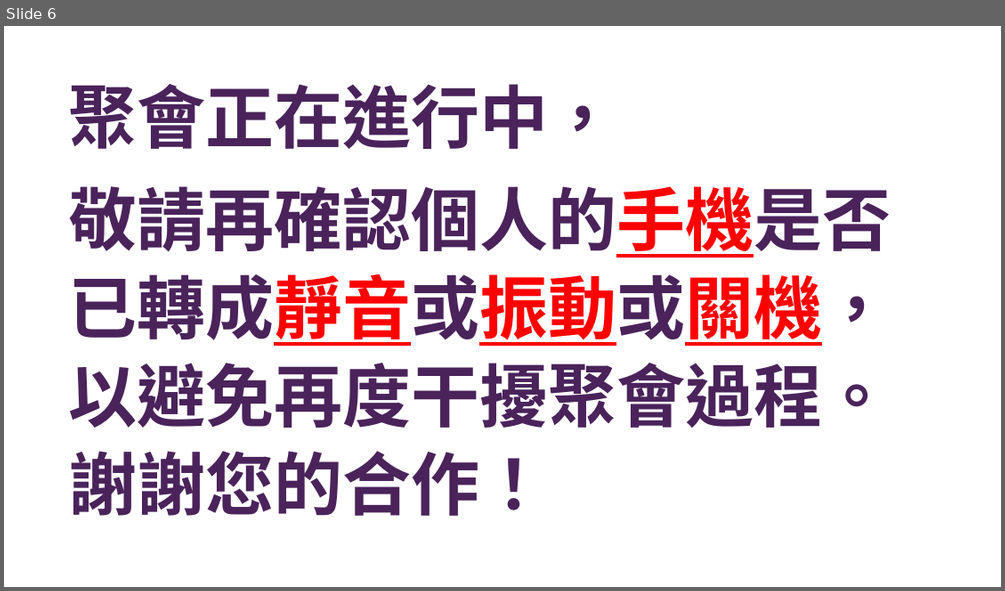
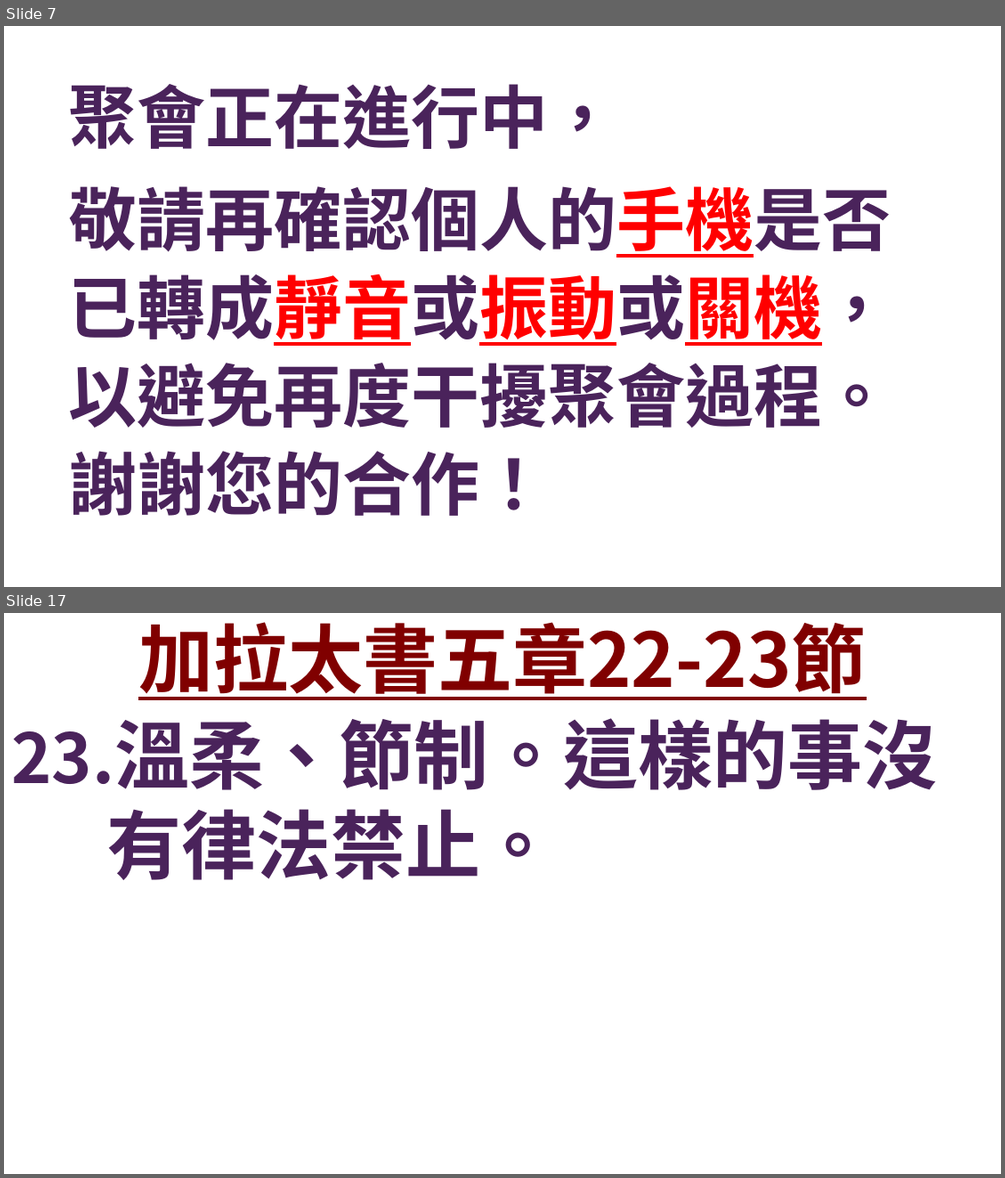
Before and after one commit to Rye-GT500/FaithSlide, a slide deck: 證道投影片.pptx. Shown one above the other, each under a label of ours: slide 6 before the commit, slides 7 and 17 after it; the slides between them are not shown. The pictures are 1005x591 and 1005x1178 pixels, drawn with LibreOffice and Linux fonts; fonts in the diff are those of the drawing; background and template pictures are left out. Boxes give left, top, right and bottom in pixels: in the first picture for what was removed or moved away, otherwise in the second. Text is boxed around its words. In the diff, an @@ line names an element or a change of style, - is before the commit and + after.

```diff
--- a/證道投影片.pptx
+++ b/證道投影片.pptx
@@ slide 17 added at [4, 613, 1001, 1174], background picture (left out) @@
@@ title added at [138, 622, 866, 700], 72 pt, text #800000, bold, underline @@
+加拉太書五章22-23節
@@ text added at [11, 718, 937, 880], 72 pt, text #4A235B, bold @@
+23.溫柔、節制。這樣的事沒有律法禁止。
@@ what was slide 6 is now slide 7 @@
```
Also in this commit, not shown: 39 slides changed, 27 other slides added, 15 slides removed, 2 other files.
